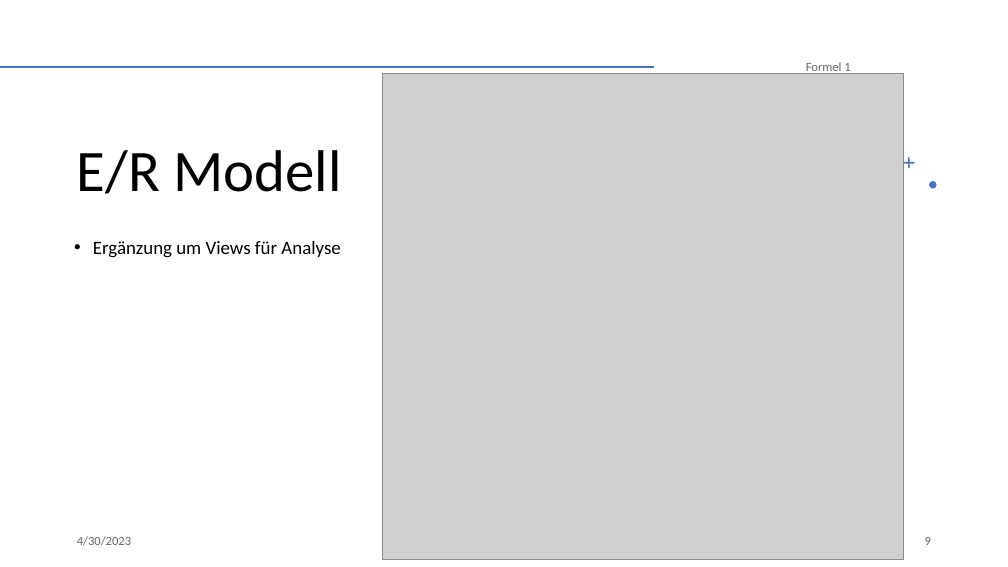
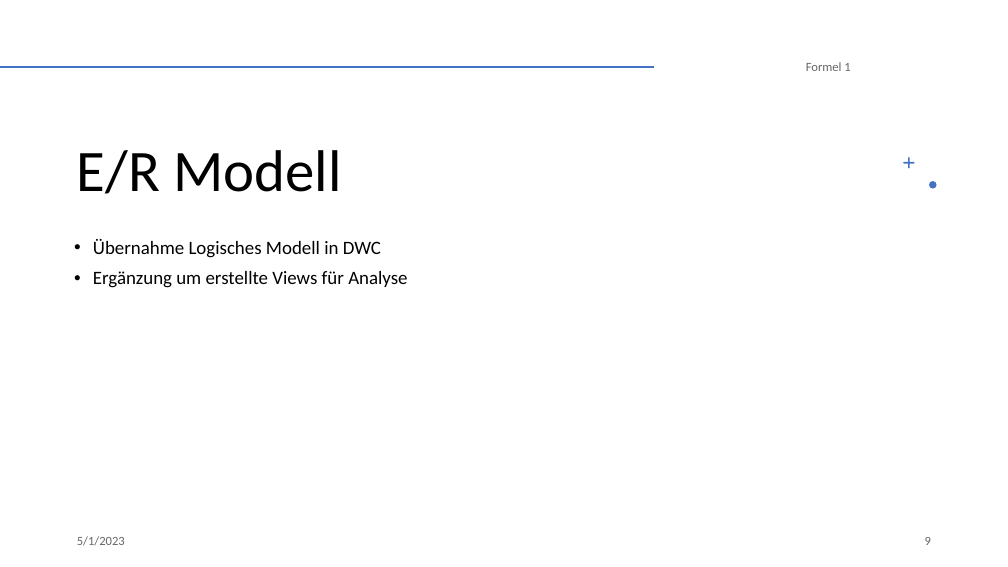
Before and after one commit to NicoHenzel/DataWarehouseWorkshop, a slide deck: slide 9 of Präsentation.pptx. Drawn at 1008x567 pixels with LibreOffice and Linux fonts; fonts in the diff are those of the drawing; grey boxes stand for pictures. Boxes give left, top, right and bottom in pixels: in the first picture for what was removed or moved away, otherwise in the second. Text is boxed around its words. In the diff, an @@ line names an element or a change of style, - is before the commit and + after.

```diff
--- a/Präsentation.pptx
+++ b/Präsentation.pptx
@@ picture removed at (382, 73, 903, 560) @@
@@ text at (93, 239, 407, 288): text changed @@
-• Ergänzung um Views für Analyse
+• Übernahme Logisches Modell in DWC
+• Ergänzung um erstellte Views für Analyse
@@ text at (77, 536, 125, 546): text changed @@
-4/30/2023
+5/1/2023
```
Also in this commit, not shown: 15 other slides changed, 1 slide added.
